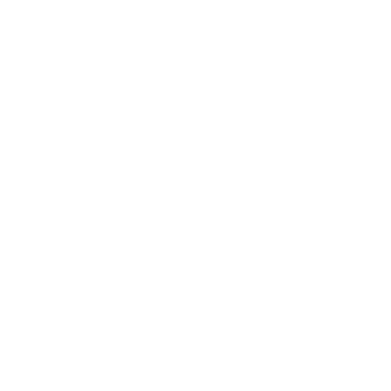
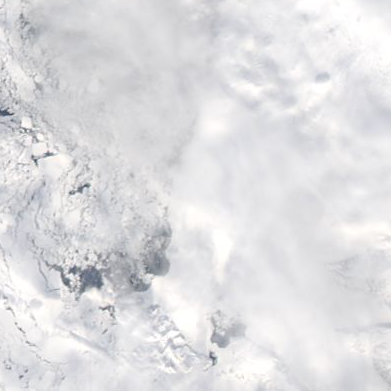
Two versions of the same layered image (391x391). Layer-by-layer changes:
added layer "019_baffin_bay_100km_20110506.aqua.truecolor.250m" above "Background" over bbox(0, 0, 391, 391)
